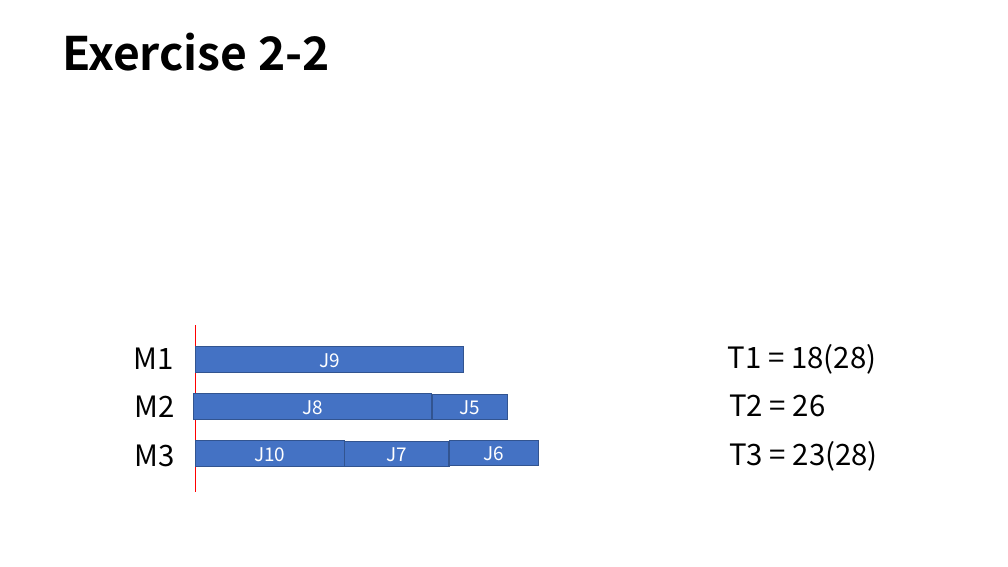
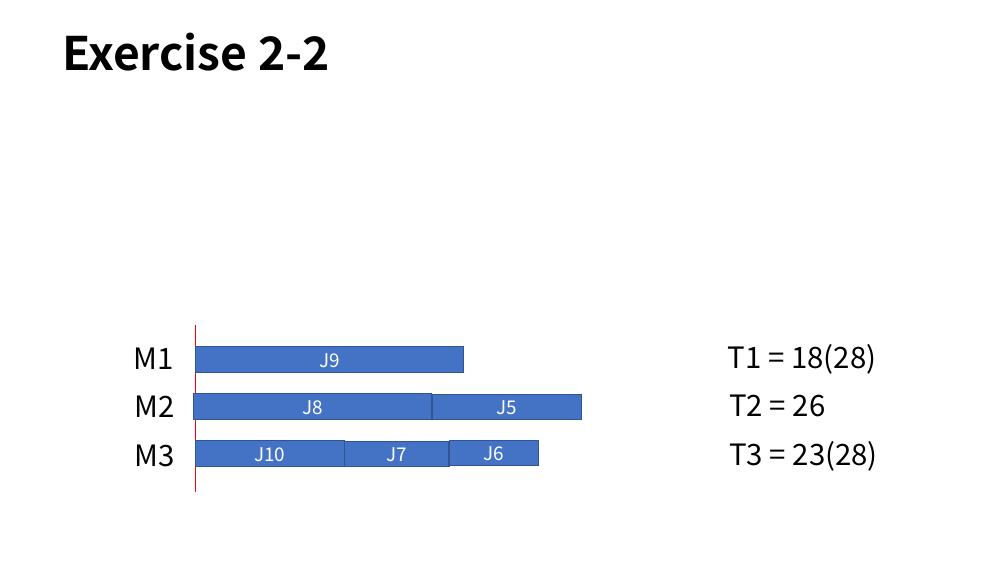
Before and after one commit to lyxocs/Advanced_algorithms, a slide deck: slide 12 of homework/HW3/HW3_12032189_刘禹熙.pptx. Drawn at 1008x567 pixels with LibreOffice and Linux fonts; fonts in the diff are those of the drawing; grey boxes stand for pictures. Boxes give left, top, right and bottom in pixels: in the first picture for what was removed or moved away, otherwise in the second. Text is boxed around its words. In the diff, an @@ line names an element or a change of style, - is before the commit and + after.

```diff
--- a/homework/HW3/HW3_12032189_刘禹熙.pptx
+++ b/homework/HW3/HW3_12032189_刘禹熙.pptx
@@ rectangle "J5": place and size @@
-rectangle "J5" at <box>433,395,507,420</box>
+rectangle "J5" at <box>433,395,582,420</box>
```
Also in this commit, not shown: 3 other slides changed, 1 slide removed, 11 other files.
